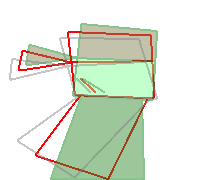
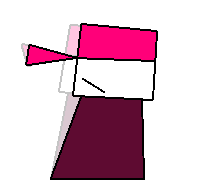
The second 200 × 180 image is a revision of the first. Changes to its layers:
painted on "art" over 9, 23, 158, 180
removed layer "sketch" over 9, 23, 158, 180
removed layer "Background" over 9, 23, 158, 180
